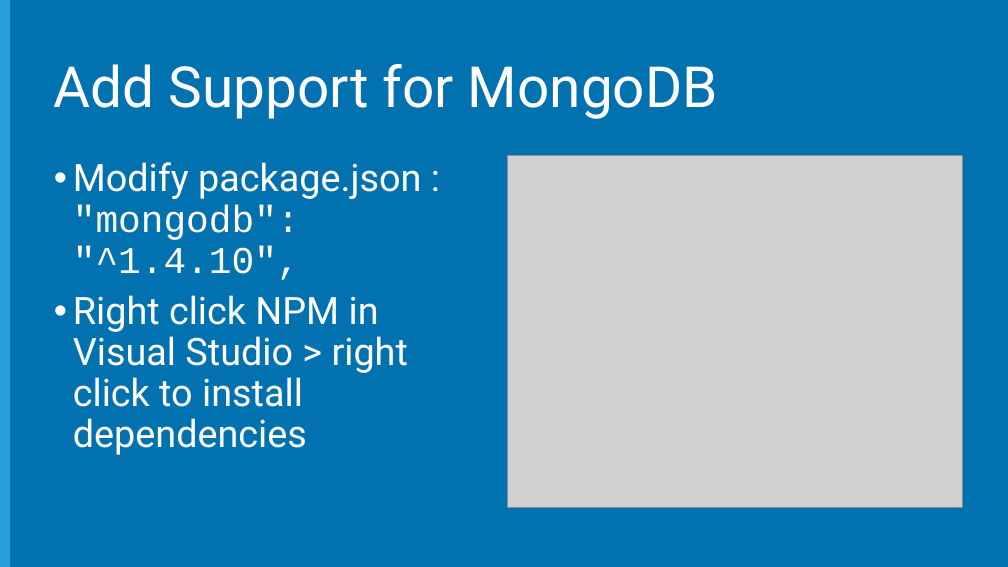
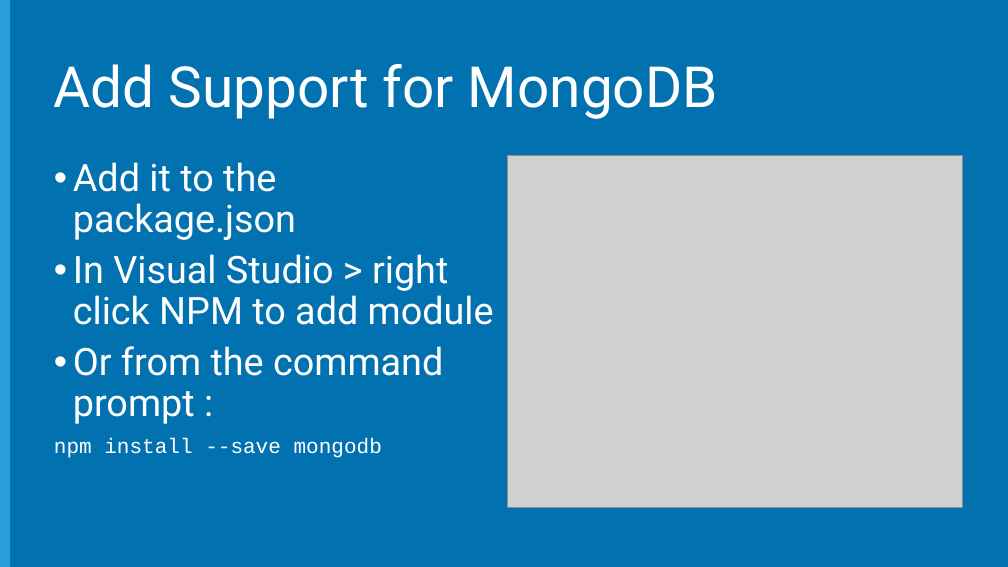
Before and after one commit to Microsoft-Web/NodeCamp, a slide deck: slide 18 of Presentation/BuildingTheBackend/BuildingTheBackend.pptx. Drawn at 1008x567 pixels with LibreOffice and Linux fonts; fonts in the diff are those of the drawing; grey boxes stand for pictures; background and template pictures are left out. Boxes give left, top, right and bottom in pixels: in the first picture for what was removed or moved away, otherwise in the second. Text is boxed around its words. In the diff, an @@ line names an element or a change of style, - is before the commit and + after.

```diff
--- a/Presentation/BuildingTheBackend/BuildingTheBackend.pptx
+++ b/Presentation/BuildingTheBackend/BuildingTheBackend.pptx
@@ text at bbox=[54, 162, 494, 458]: text changed @@
-• Modify package.json : "mongodb": "^1.4.10",
-• Right click NPM in Visual Studio > right click to install dependencies
+• Add it to the package.json
+• In Visual Studio > right click NPM to add module
+• Or from the command prompt :
+npm install --save mongodb
```
Also in this commit, not shown: 6 other slides changed, 1 slide added, 1 slide removed, 6 other files.
